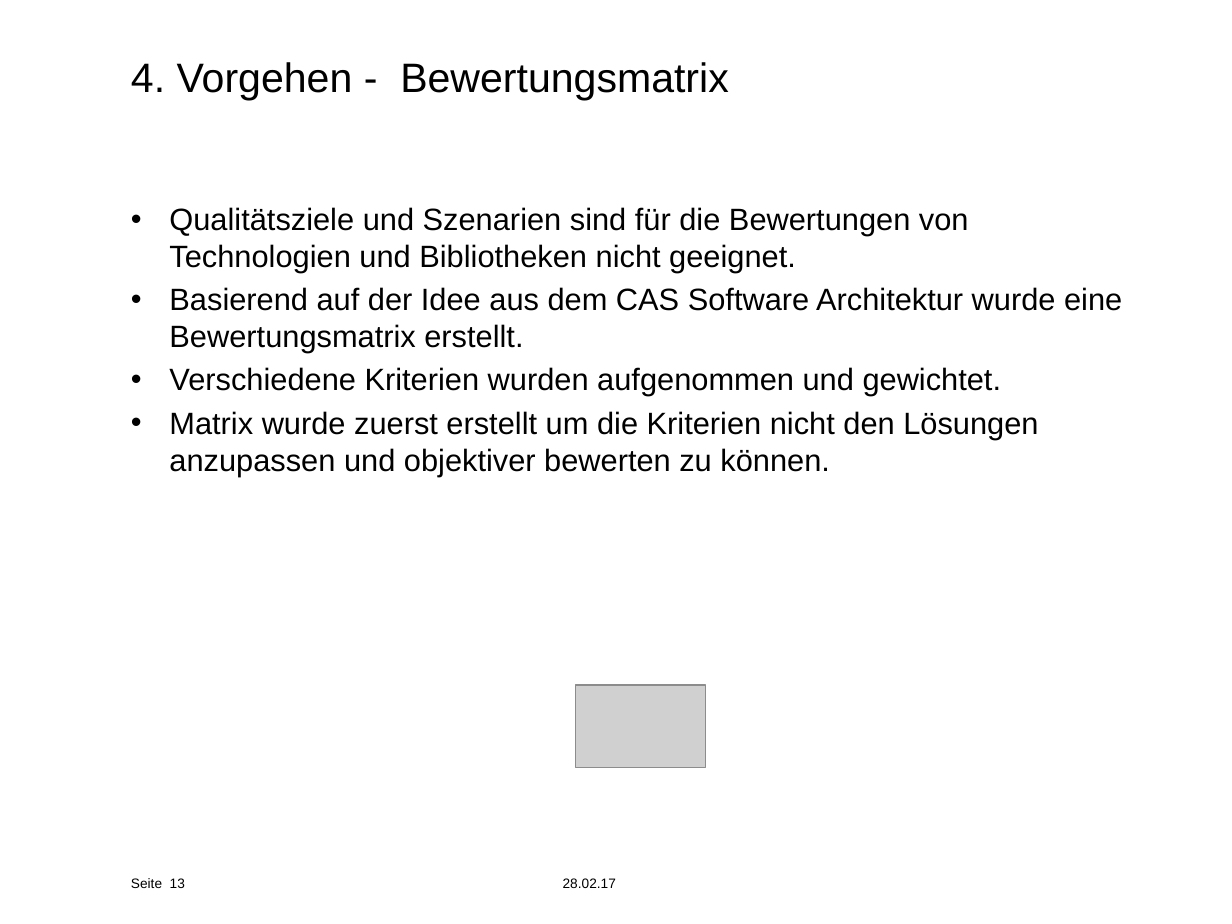
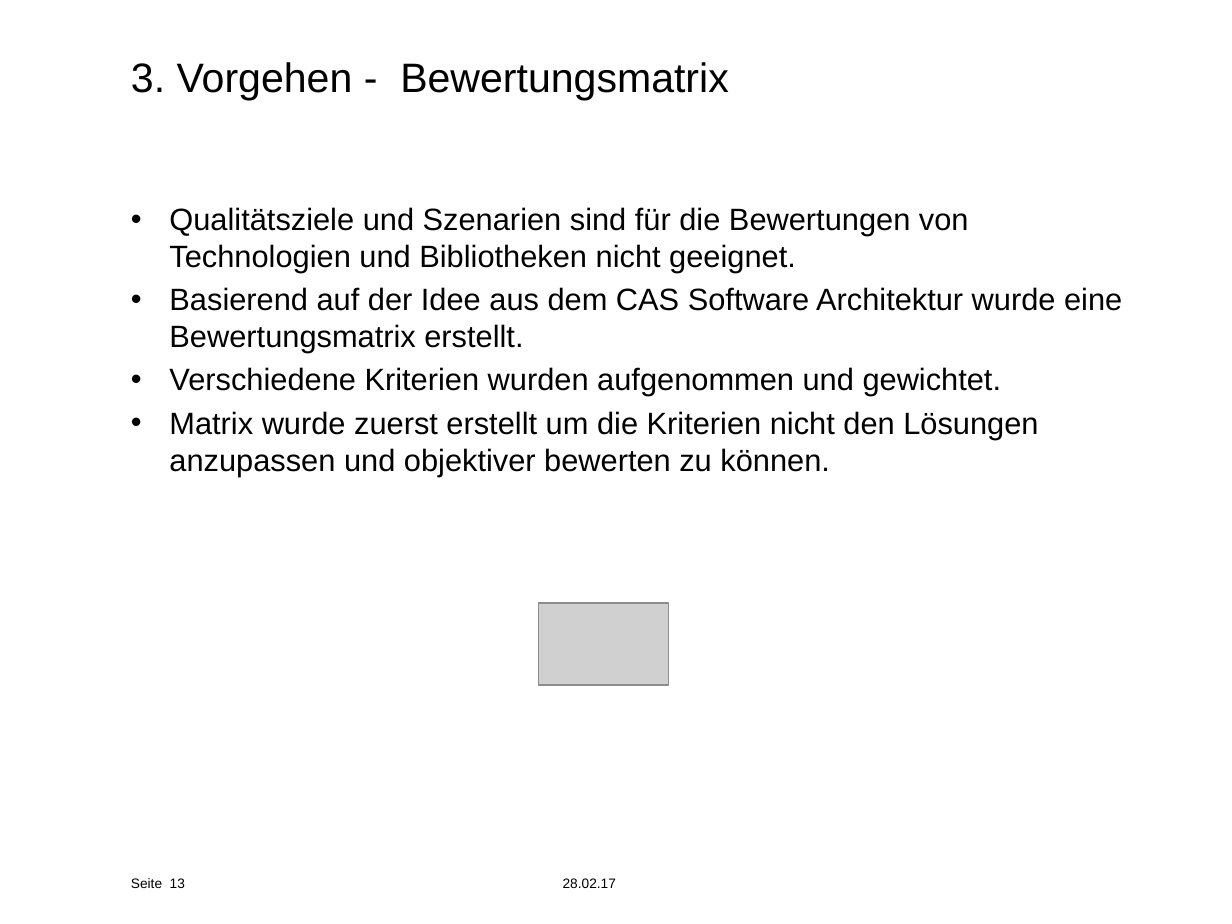
Before and after one commit to effusion/masterthesis, a slide deck: slide 13 of masterthesis_presentation.pptx. Drawn at 1232x924 pixels with LibreOffice and Linux fonts; fonts in the diff are those of the drawing; grey boxes stand for pictures; background and template pictures are left out. Boxes give left, top, right and bottom in pixels: in the first picture for what was removed or moved away, otherwise in the second. Text is boxed around its words. In the diff, an @@ line names an element or a change of style, - is before the commit and + after.

```diff
--- a/masterthesis_presentation.pptx
+++ b/masterthesis_presentation.pptx
@@ title at [131,62,729,100]: text changed @@
-4. Vorgehen - Bewertungsmatrix
+3. Vorgehen - Bewertungsmatrix
@@ picture added at [538,602,669,685] @@
@@ picture removed at [575,685,706,768] @@
```
Also in this commit, not shown: 23 other slides changed, 7 slides added, 1 slide removed, 2 other files.
